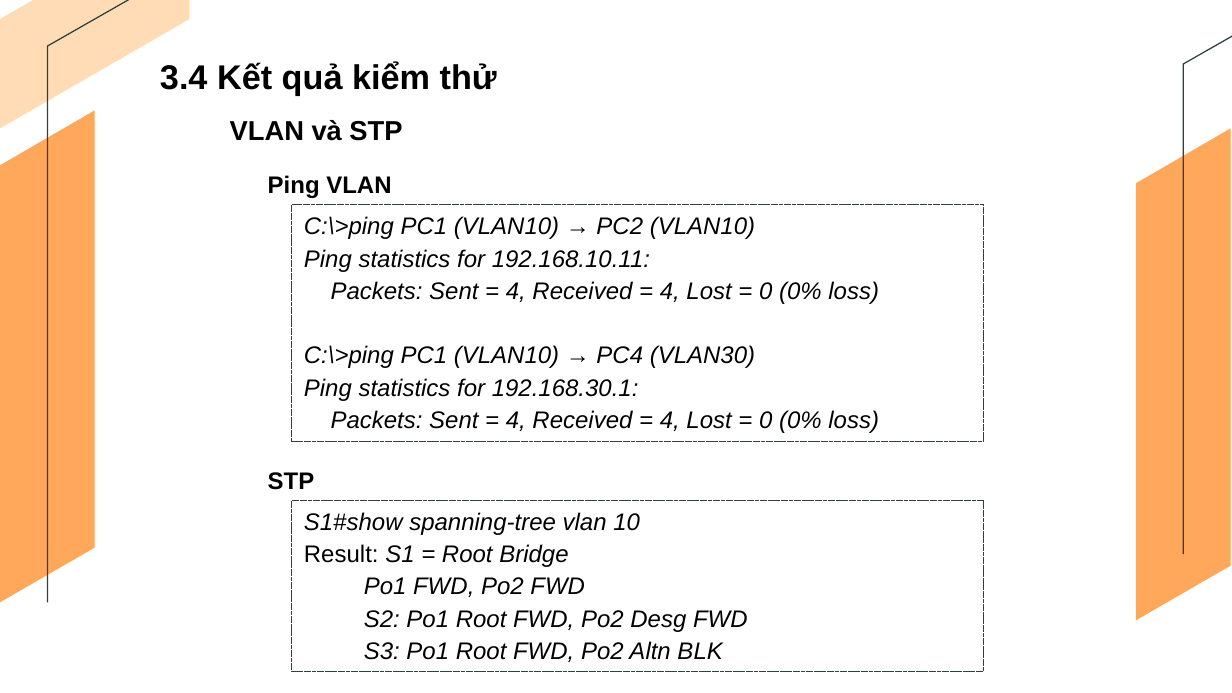
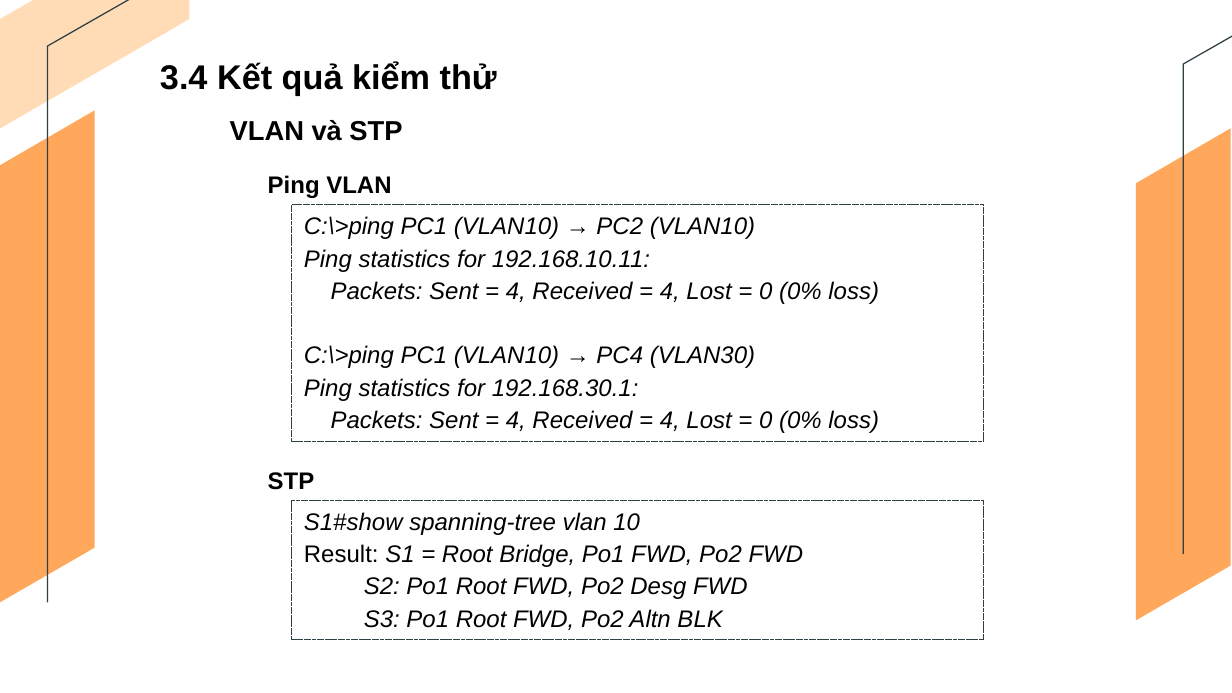
Before and after one commit to TrangThanhHieu/tn-da21ttb-110121023-trangthanhhieu-xaydungmohinhmangwanbaomattoiuuhieusuat-cpt, a slide deck: slide 24 of docs/110121023_TrangThanhHieu_Da21TTB.pptx. Drawn at 1232x693 pixels with LibreOffice and Linux fonts; fonts in the diff are those of the drawing. Boxes give left, top, right and bottom in pixels: in the first picture for what was removed or moved away, otherwise in the second. Text is boxed around its words. In the diff, an @@ line names an element or a change of style, - is before the commit and + after.

```diff
--- a/docs/110121023_TrangThanhHieu_Da21TTB.pptx
+++ b/docs/110121023_TrangThanhHieu_Da21TTB.pptx
@@ rectangle "S1#show spanning-tree vlan 10": place and size @@
-rectangle "S1#show spanning-tree vlan 10" at [292,500,983,671]
+rectangle "S1#show spanning-tree vlan 10" at [292,500,983,639]
@@ text in rectangle at [304,544,804,567]: text changed @@
-Result: S1 = Root Bridge
-Po1 FWD, Po2 FWD
+Result: S1 = Root Bridge, Po1 FWD, Po2 FWD
```
Also in this commit, not shown: 8 other slides changed, 3 other files.
